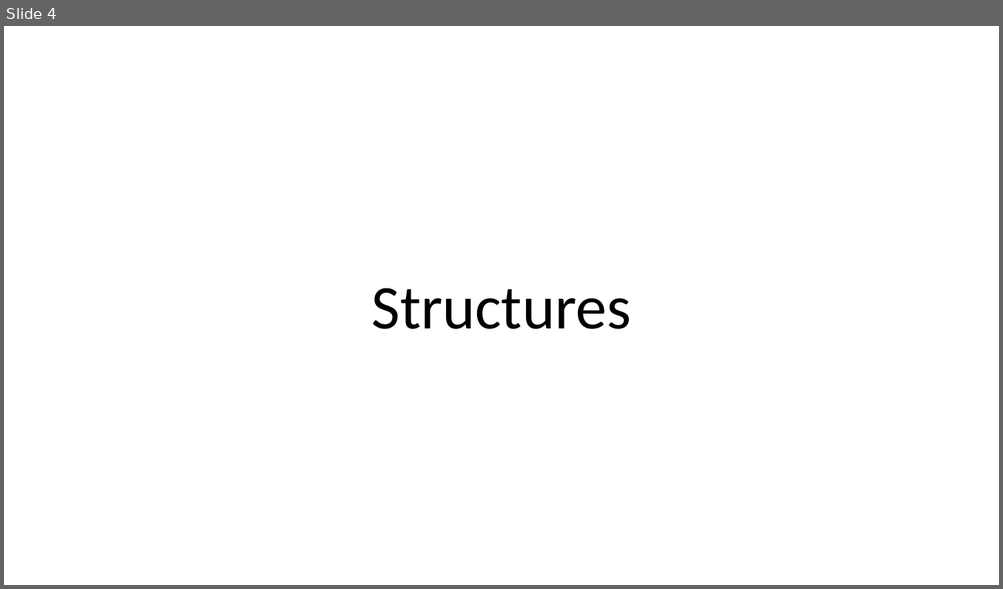
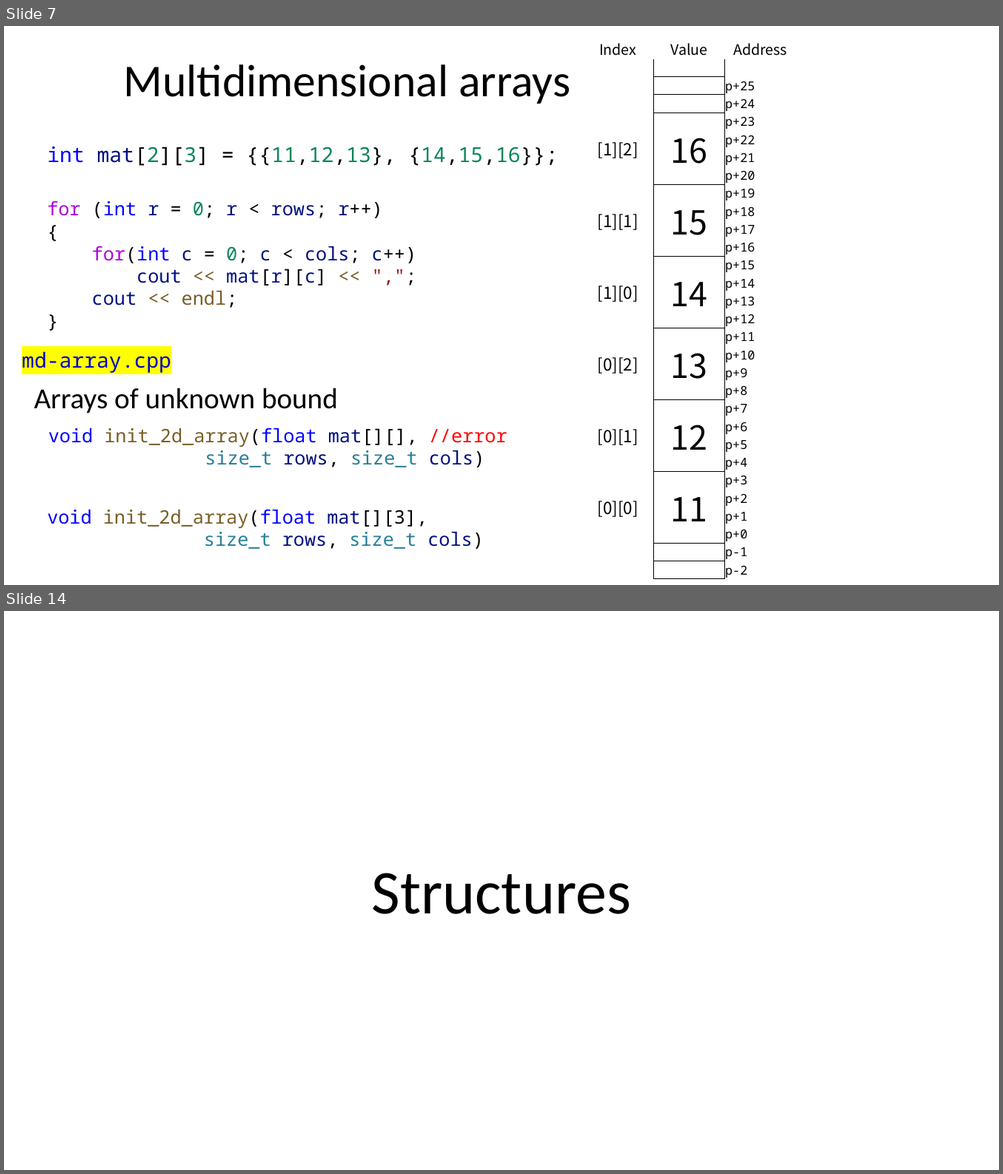
Before and after one commit to dayekuaipao/CPPLearning, a slide deck: week04/Lecture04.pptx. Shown one above the other, each under a label of ours: slide 4 before the commit, slides 7 and 14 after it; the slides between them are not shown. The pictures are 1003x589 and 1003x1174 pixels, drawn with LibreOffice and Linux fonts; fonts in the diff are those of the drawing; background and template pictures are left out. Boxes give left, top, right and bottom in pixels: in the first picture for what was removed or moved away, otherwise in the second. Text is boxed around its words. In the diff, an @@ line names an element or a change of style, - is before the commit and + after.

```diff
--- a/week04/Lecture04.pptx
+++ b/week04/Lecture04.pptx
@@ slide 7 added at bbox=[4, 26, 999, 585], background #FFFFFF @@
@@ table added at bbox=[582, 38, 795, 581], 30 rows, 3 columns @@
+Index | Value | Address
+ |  | 
+ |  | p+25
+ |  | p+24
+[1][2] | 16 | p+23
+ |  | p+22
+ |  | p+21
+ |  | p+20
+[1][1] | 15 | p+19
+ |  | p+18
+ |  | p+17
+ |  | p+16
+[1][0] | 14 | p+15
+ |  | p+14
+ |  | p+13
+ |  | p+12
+[0][2] | 13 | p+11
+ |  | p+10
+ |  | p+9
+ |  | p+8
+[0][1] | 12 | p+7
+ |  | p+6
+ |  | p+5
+ |  | p+4
+[0][0] | 11 | p+3
+ |  | p+2
+ |  | p+1
+ |  | p+0
+ |  | p-1
+ |  | p-2
@@ title added at bbox=[124, 64, 570, 104], 44 pt, text #000000 @@
+Multidimensional arrays
@@ text added at bbox=[47, 146, 558, 166], 20 pt, text #000000 @@
+int mat[2][3] = {{11,12,13}, {14,15,16}};
@@ text added at bbox=[47, 201, 416, 308], 18 pt, text #001080 @@
+for (int r = 0; r < rows; r++)
+{
+for(int c = 0; c < cols; c++)
+cout << mat[r][c] << ",";
+cout << endl;
+}
@@ rectangle added at bbox=[14, 344, 180, 377], fill #FFFFFF, 20 pt, text #0000CC @@
+md-array.cpp
@@ text added at bbox=[34, 388, 338, 414], 28 pt, text #000000 @@
+Arrays of unknown bound
@@ text added at bbox=[48, 428, 507, 468], 18 pt, text #795E26 @@
+void init_2d_array(float mat[][], //error
+size_t rows, size_t cols)
@@ text added at bbox=[47, 509, 484, 549], 18 pt, text #795E26 @@
+void init_2d_array(float mat[][3],
+size_t rows, size_t cols)
@@ what was slide 4 is now slide 14 @@
```
Also in this commit, not shown: 1 slide changed, 9 other slides added, 1 slide removed, 9 other files.
